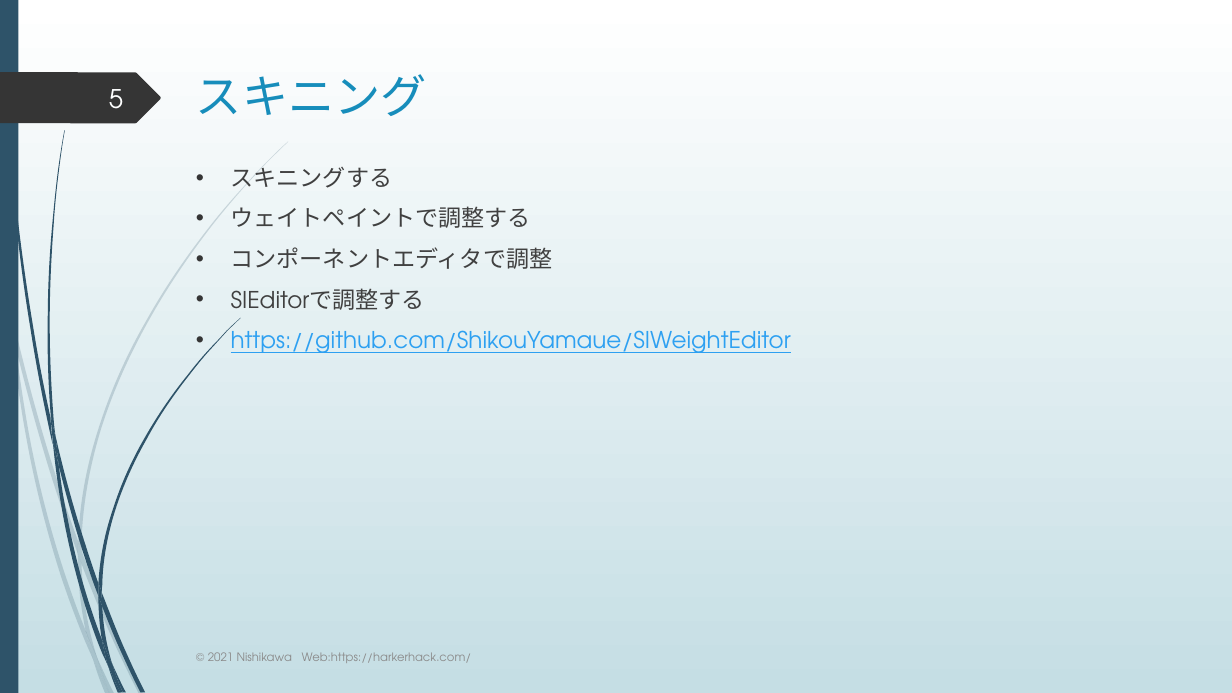
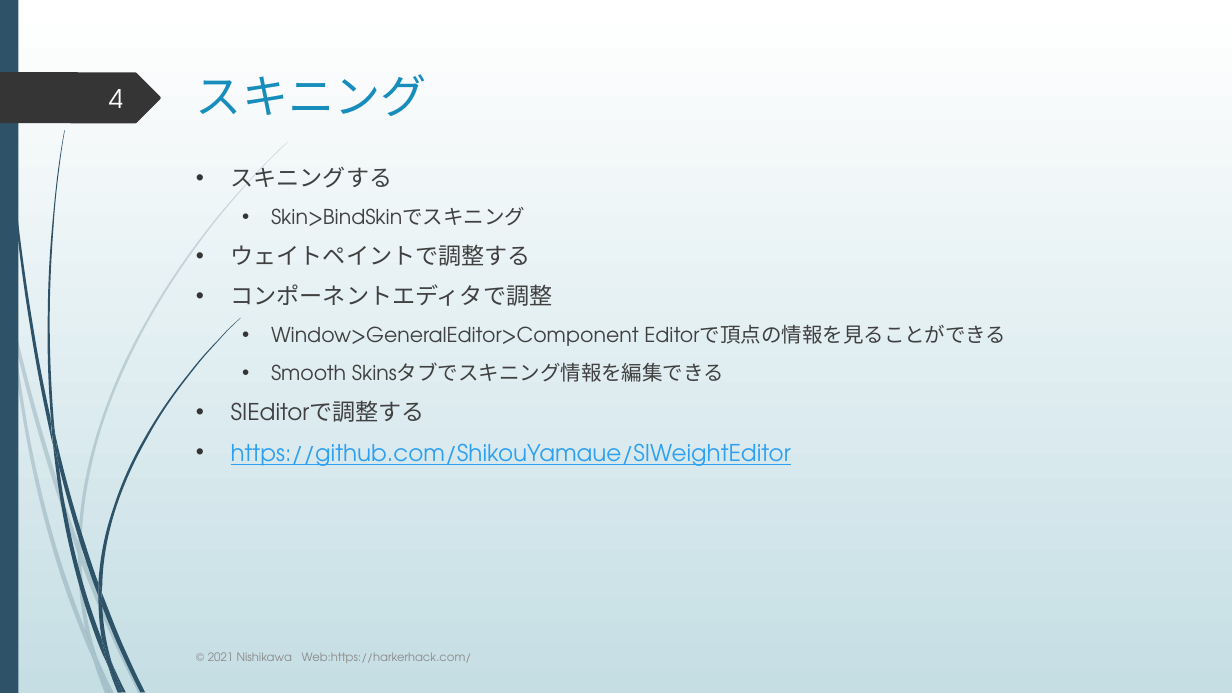
Before and after one commit to nineharker/lecturer, a slide deck: slide 4 of Mayaオペレーション１/第6回.pptx (slide 5 before the commit). Drawn at 1232x693 pixels with LibreOffice and Linux fonts; fonts in the diff are those of the drawing. Boxes give left, top, right and bottom in pixels: in the first picture for what was removed or moved away, otherwise in the second. Text is boxed around its words. In the diff, an @@ line names an element or a change of style, - is before the commit and + after.

```diff
--- a/Mayaオペレーション１/第6回.pptx
+++ b/Mayaオペレーション１/第6回.pptx
@@ page number at [109,89,123,108]: text changed @@
-5
+4
@@ text at [271,207,525,226]: paragraph added @@
+  • Skin>BindSkinでスキニング
@@ text at [271,325,1006,382]: paragraphs added @@
+  • Window>GeneralEditor>Component Editorで頂点の情報を見ることができる
+  • Smooth Skinsタブでスキニング情報を編集できる
```
Also in this commit, not shown: 5 other slides changed, 3 slides added, 1 other file.
